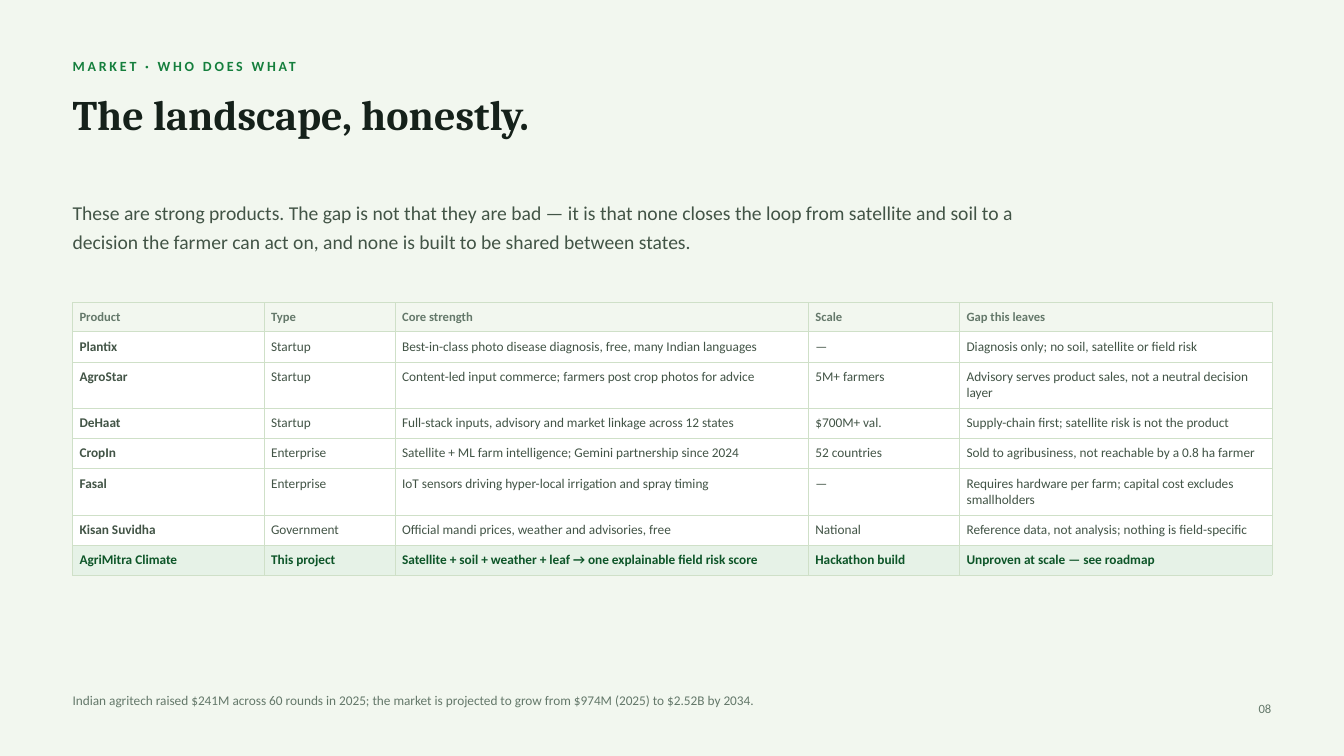
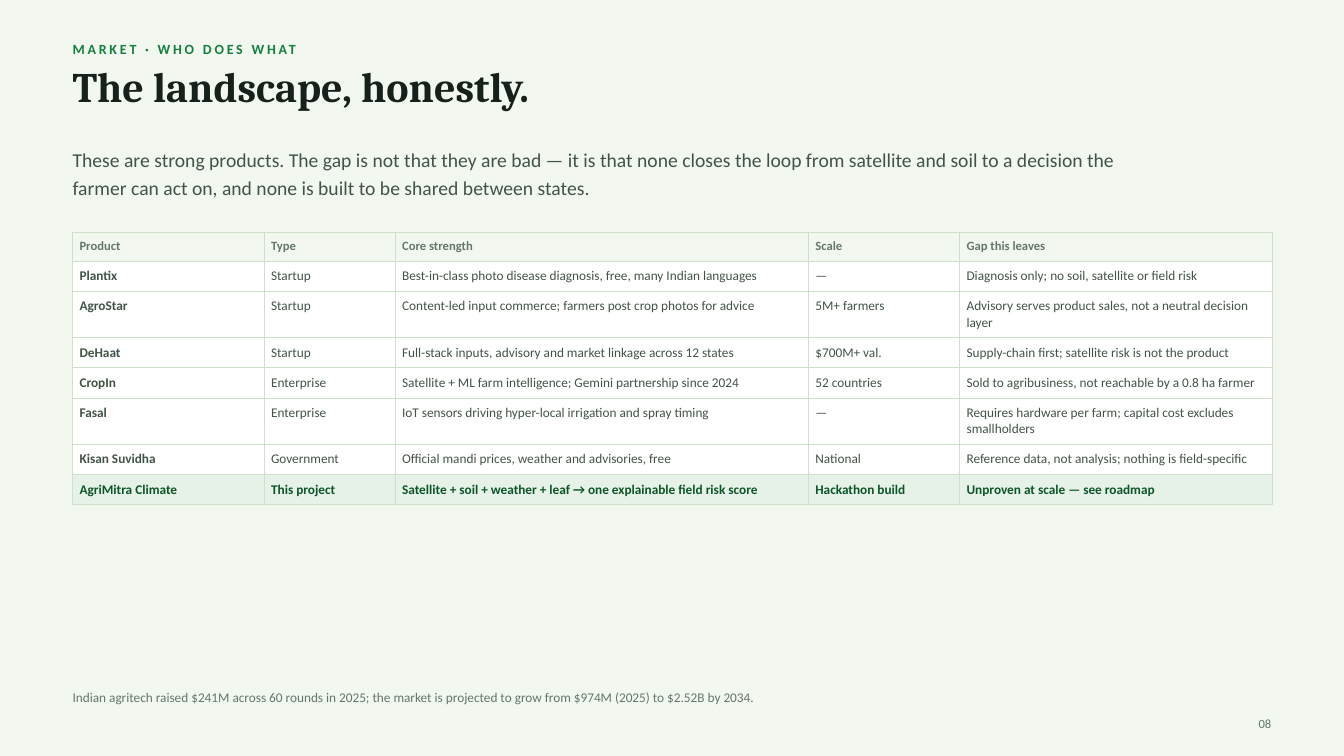
Before and after one commit to AkshatSharmaXD/AgriMitra-Climate, a slide deck: slide 8 of docs/AgriMitra-Climate-Deck.pptx. Drawn at 1344x756 pixels with LibreOffice and Linux fonts; fonts in the diff are those of the drawing. Boxes give left, top, right and bottom in pixels: in the first picture for what was removed or moved away, otherwise in the second. Text is boxed around its words. In the diff, an @@ line names an element or a change of style, - is before the commit and + after.

```diff
--- a/docs/AgriMitra-Climate-Deck.pptx
+++ b/docs/AgriMitra-Climate-Deck.pptx
@@ text "MARKET · WHO DOES WHAT": place and size @@
-text "MARKET · WHO DOES WHAT" at box(73, 50, 1271, 81)
+text "MARKET · WHO DOES WHAT" at box(73, 34, 1271, 63)
@@ text "The landscape, honestly.": place and size @@
-text "The landscape, honestly." at box(73, 100, 529, 140)
+text "The landscape, honestly." at box(73, 72, 529, 112)
@@ text "These are strong products. The ..." rewrapped from box(73, 206, 1012, 252) to box(73, 153, 1114, 198) @@
@@ table: place and size @@
-table at box(73, 302, 1272, 571)
+table at box(73, 232, 1272, 501)
@@ text "08": place and size @@
-text "08" at box(1259, 704, 1272, 713)
+text "08" at box(1259, 719, 1272, 728)
```
Also in this commit, not shown: 12 other slides changed, 6 slides added, 2 other files.
